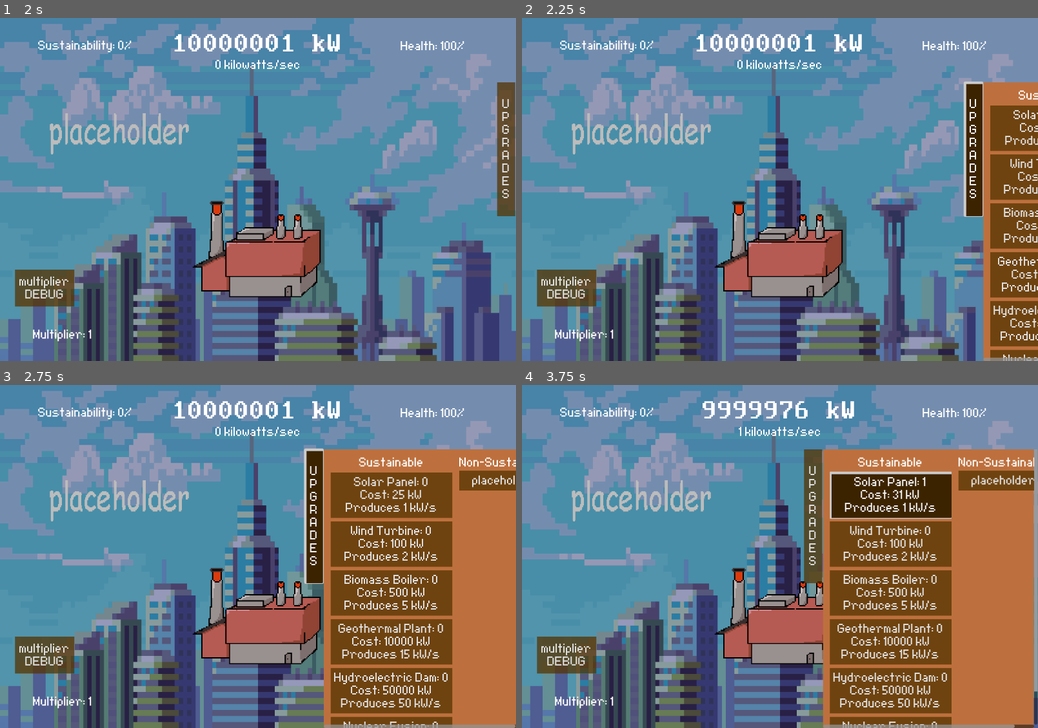
Above: before the commit, frames 1-4 (two rows, left to right).
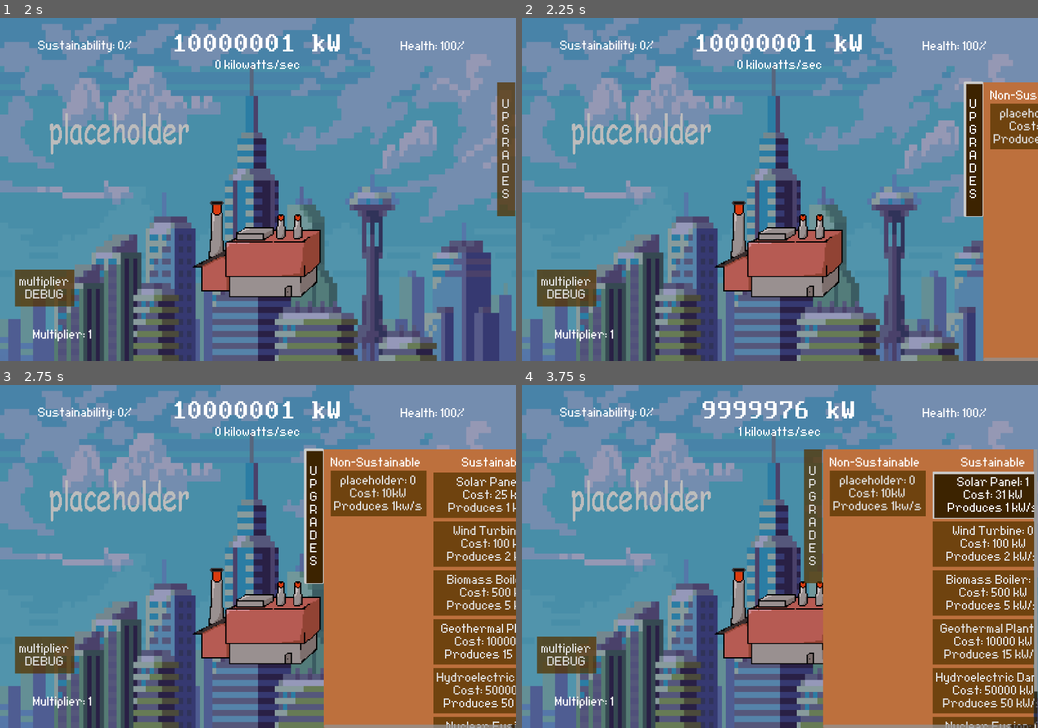
Above: after the commit, the same moments.

Repository: chu0029/SusGame
Game: Godot game, scene res://scenes/menu_start.tscn
Two runs of this game, one before a commit and one after it. Both use one fixed random seed, a clock stepped at 60 frames per second and the inputs below.
Inputs (mouse positions are in pixels of both pictures, inside the frame that each line leads up to):
- Up to frame 1 (2 s): click "START?" at 0.5 s; click (258, 244) at 1.25 s
- Up to frame 2 (2.25 s): click "U P G R A D E S" at 2 s
- Up to frame 3 (2.75 s): no input
- Up to frame 4 (3.75 s): click "placeholder" (after the commit: "placeholder: 0 Cost: 10kW Pro…") at 2.75 s; click "Solar Panel: 0 Cost: 25 kW Pr…" at 3.5 s

Frame 1 is identical in both runs. In frame 2, 5.7% of the frame differs, in the area x 90-100%, y 21-100%; in frame 3, 21%; in frame 4, 26%, in the area x 59-100%, y 21-100%.

Commit message:
swapped columns

Diff:
--- a/scenes/gametest.tscn
+++ b/scenes/gametest.tscn
@@ -168,6 +168,19 @@
 layout_mode = 2
 theme_override_constants/separation = 16
 
+[node name="nonsusvbox" type="VBoxContainer" parent="Panel/ScrollContainer/MarginContainer/HBoxContainer"]
+layout_mode = 2
+
+[node name="Label" type="Label" parent="Panel/ScrollContainer/MarginContainer/HBoxContainer/nonsusvbox"]
+layout_mode = 2
+text = "Non-Sustainable"
+
+[node name="Button" type="Button" parent="Panel/ScrollContainer/MarginContainer/HBoxContainer/nonsusvbox"]
+layout_mode = 2
+text = "placeholder: 0
+Cost: 10kW
+Produces 1kw/s"
+
 [node name="susvbox" type="VBoxContainer" parent="Panel/ScrollContainer/MarginContainer/HBoxContainer"]
 clip_contents = true
 layout_mode = 2
@@ -220,17 +233,6 @@
 text = "Nuclear Fusion: 0
 Cost: 1000000 kW
 Produces 1000 kW/s"
-
-[node name="nonsusvbox" type="VBoxContainer" parent="Panel/ScrollContainer/MarginContainer/HBoxContainer"]
-layout_mode = 2
-
-[node name="Label" type="Label" parent="Panel/ScrollContainer/MarginContainer/HBoxContainer/nonsusvbox"]
-layout_mode = 2
-text = "Non-Sustainable"
-
-[node name="Button" type="Button" parent="Panel/ScrollContainer/MarginContainer/HBoxContainer/nonsusvbox"]
-layout_mode = 2
-text = "placeholder"
 
 [node name="upgrades" type="Button" parent="Panel"]
 layout_mode = 0
